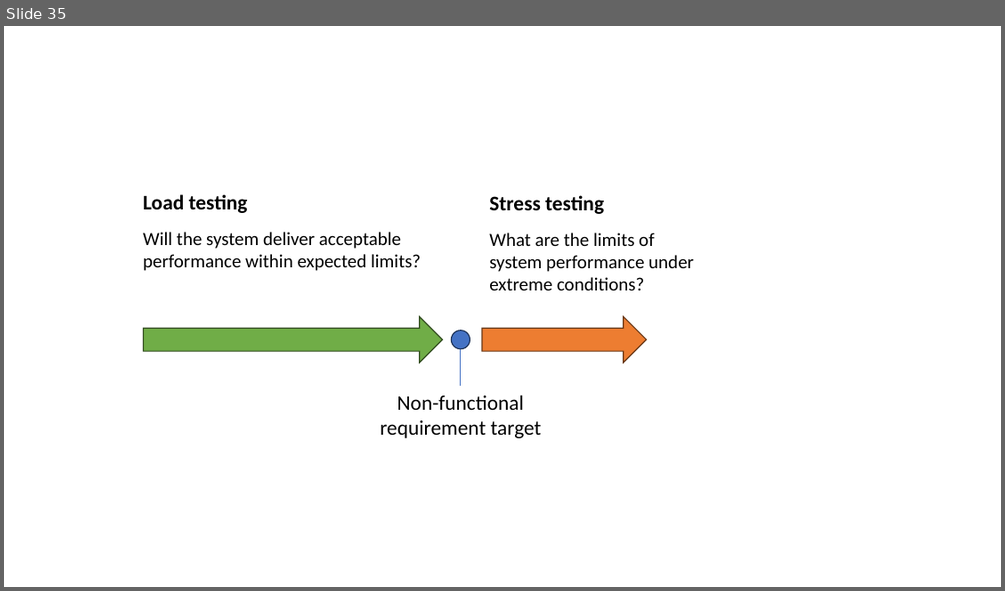
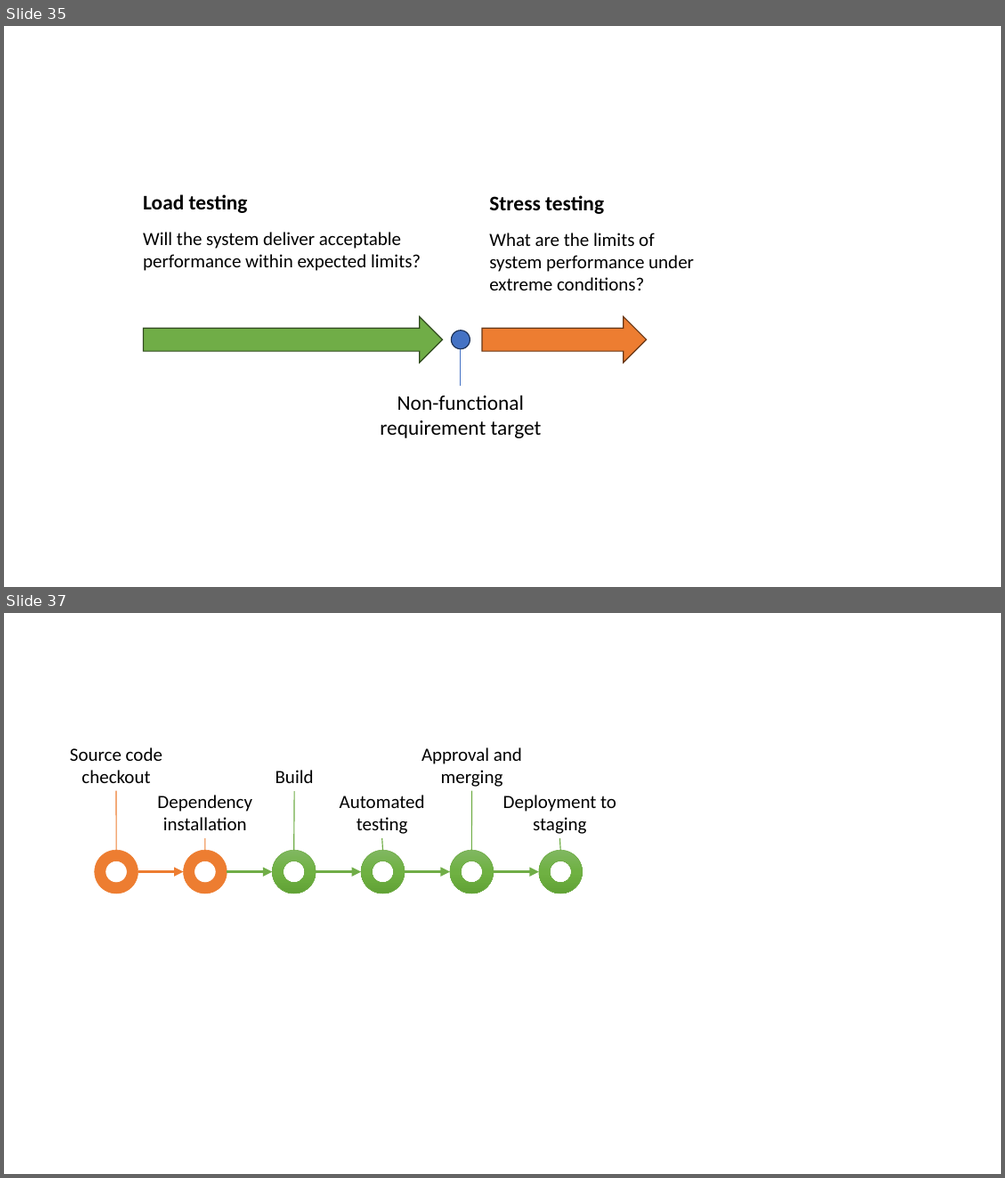
Before and after one commit to edinburgh-napier/SET09102, a slide deck: images/graphics.pptx. Shown one above the other, each under a label of ours: slide 35 before the commit, slides 35 and 37 after it; the slides between them are not shown. The pictures are 1005x591 and 1005x1178 pixels, drawn with LibreOffice and Linux fonts; fonts in the diff are those of the drawing. Boxes give left, top, right and bottom in pixels: in the first picture for what was removed or moved away, otherwise in the second. Text is boxed around its words. In the diff, an @@ line names an element or a change of style, - is before the commit and + after.

```diff
--- a/images/graphics.pptx
+++ b/images/graphics.pptx
@@ slide 37 added at <box>4,613,1001,1174</box>, background #FFFFFF @@
@@ text added at <box>70,747,162,783</box>, 18 pt, text #000000 @@
+Source code checkout
@@ text added at <box>275,770,314,783</box>, 18 pt, text #000000 @@
+Build
@@ text added at <box>421,747,522,787</box>, 18 pt, text #000000 @@
+Approval and merging
@@ line added from (116, 791) to (116, 850), #ED7D31 1 pt @@
@@ text added at <box>157,795,252,830</box>, 18 pt, text #000000 @@
+Dependency installation
@@ line added from (294, 791) to (294, 850), #70AD47 1 pt @@
@@ text added at <box>340,795,425,834</box>, 18 pt, text #000000 @@
+Automated testing
@@ line added from (472, 791) to (471, 850), #70AD47 1 pt @@
@@ text added at <box>503,795,616,834</box>, 18 pt, text #000000 @@
+Deployment to staging
@@ donut added at <box>95,850,138,893</box>, fill #ED7D31, outline #ED7D31 0.5 pt @@
@@ donut added at <box>184,850,226,893</box>, fill #ED7D31, outline #ED7D31 0.5 pt @@
@@ line added from (205, 838) to (205, 850), #ED7D31 1 pt @@
@@ donut added at <box>273,850,316,893</box>, fill gradient #81B861 to #6FB242 to #62A336, outline #70AD47 0.5 pt @@
@@ donut added at <box>362,850,404,893</box>, fill gradient #81B861 to #6FB242 to #62A336, outline #70AD47 0.5 pt @@
@@ line added from (382, 838) to (383, 850), #70AD47 1 pt @@
@@ donut added at <box>450,850,493,893</box>, fill gradient #81B861 to #6FB242 to #62A336, outline #70AD47 0.5 pt @@
@@ donut added at <box>539,850,582,893</box>, fill gradient #81B861 to #6FB242 to #62A336, outline #70AD47 0.5 pt @@
@@ line added from (559, 838) to (560, 850), #70AD47 1 pt @@
@@ arrow added from (138, 872) to (184, 872), #ED7D31 3 pt @@
@@ arrow added from (226, 872) to (273, 872), #70AD47 3 pt @@
@@ arrow added from (316, 872) to (362, 872), #70AD47 3 pt @@
@@ arrow added from (404, 872) to (450, 872), #70AD47 3 pt @@
@@ arrow added from (493, 872) to (539, 872), #70AD47 3 pt @@
```
Also in this commit, not shown: 5 other slides added, 12 other files.
